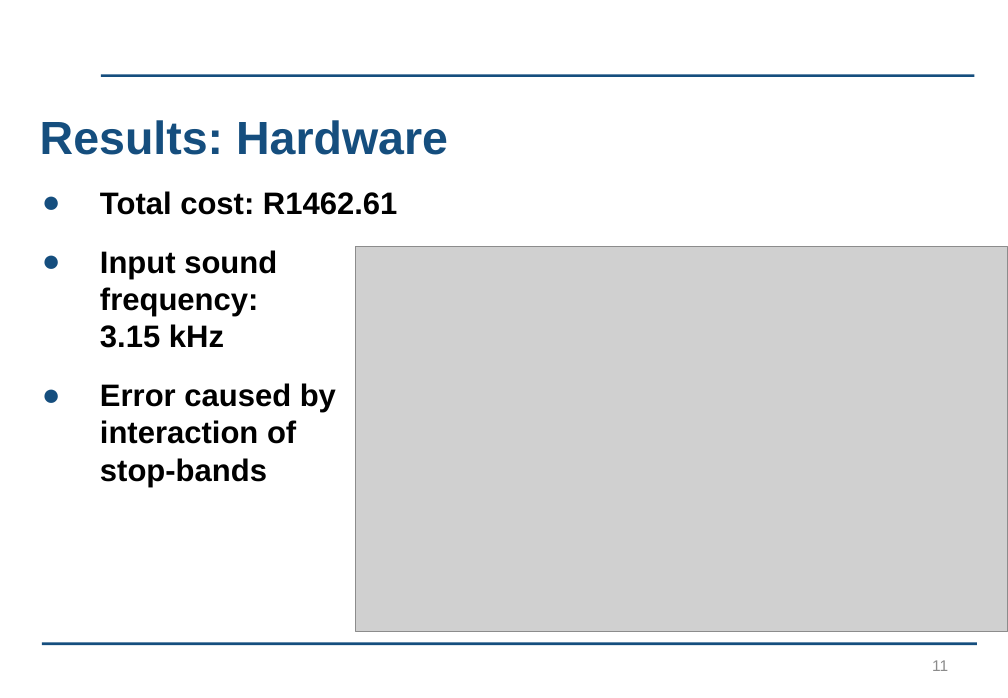
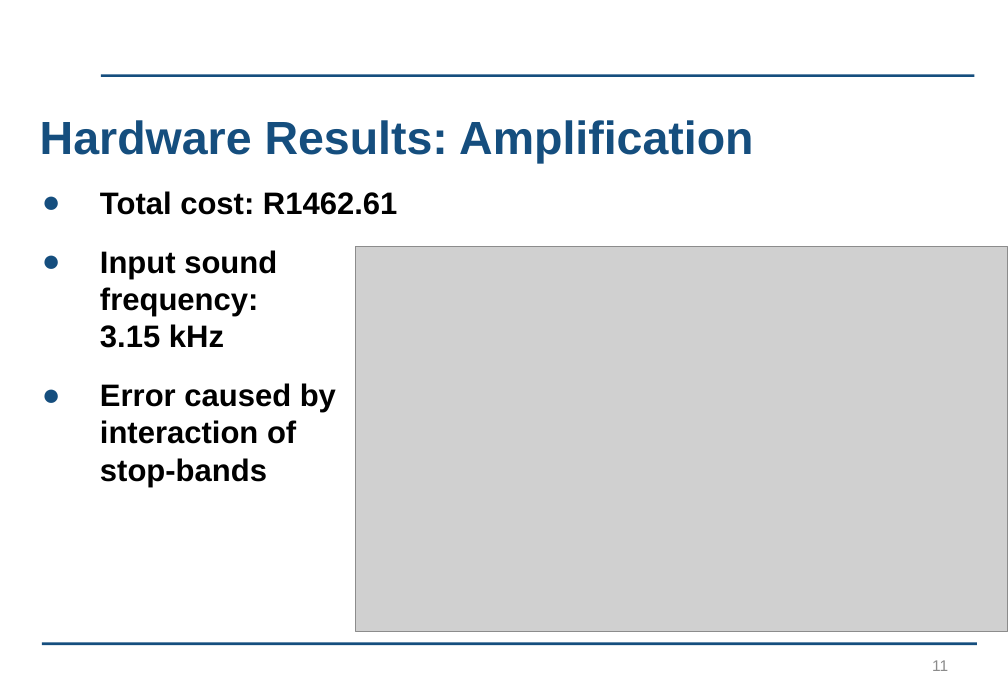
Before and after one commit to kayjayB/I_cant_hear_you, a slide deck: slide 11 of Presentation/Lab Project Presentation.pptx. Drawn at 1008x698 pixels with LibreOffice and Linux fonts; fonts in the diff are those of the drawing; grey boxes stand for pictures; background and template pictures are left out. Boxes give left, top, right and bottom in pixels: in the first picture for what was removed or moved away, otherwise in the second. Text is boxed around its words. In the diff, an @@ line names an element or a change of style, - is before the commit and + after.

```diff
--- a/Presentation/Lab Project Presentation.pptx
+++ b/Presentation/Lab Project Presentation.pptx
@@ title at bbox=[40, 120, 753, 163]: text changed @@
-Results: Hardware
+Hardware Results: Amplification
```
Also in this commit, not shown: 3 other slides changed, 1 other file.
